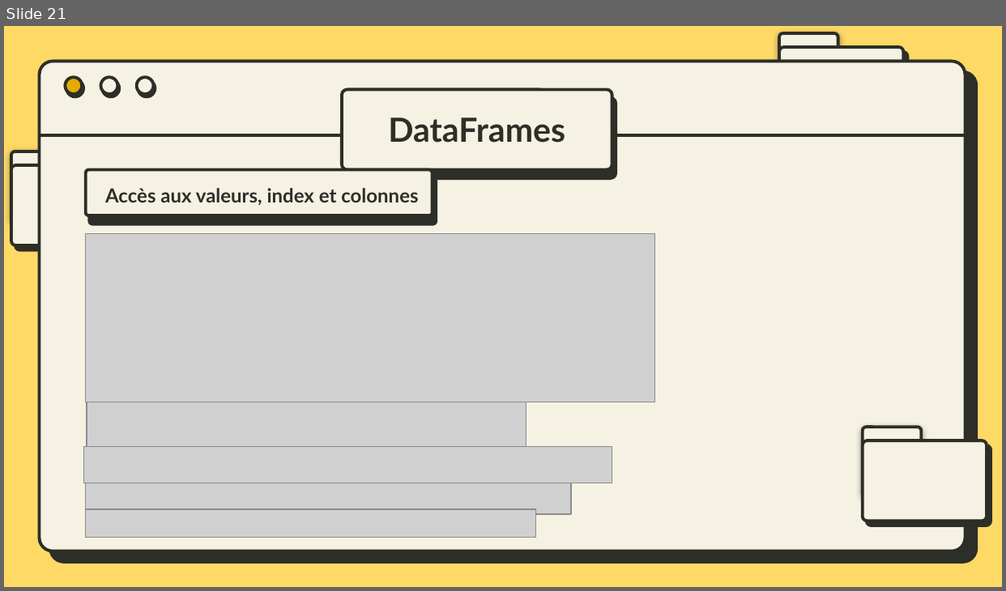
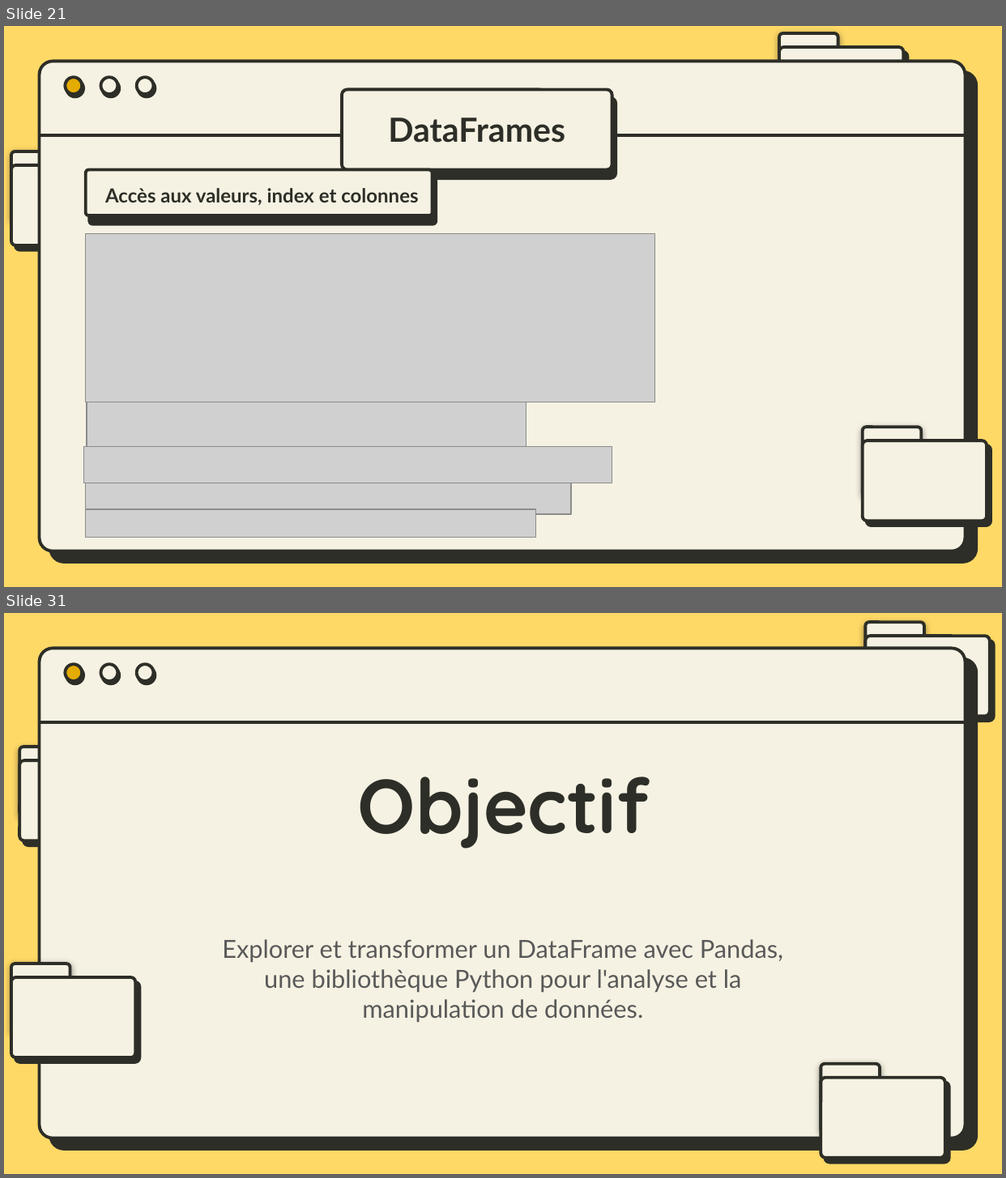
Before and after one commit to bydevmar/Master_MASD_FPO, a slide deck: SEMESTER 1/Modélisation avec Python/M- Pandas/Presentation/Pandas.pptx. Shown one above the other, each under a label of ours: slide 21 before the commit, slides 21 and 31 after it; the slides between them are not shown. The pictures are 1006x591 and 1006x1178 pixels, drawn with LibreOffice and Linux fonts; fonts in the diff are those of the drawing; grey boxes stand for pictures. Boxes give left, top, right and bottom in pixels: in the first picture for what was removed or moved away, otherwise in the second. Text is boxed around its words. In the diff, an @@ line names an element or a change of style, - is before the commit and + after.

Commit message:
progressing in PANDAS presentation

```diff
--- a/SEMESTER 1/Modélisation avec Python/M- Pandas/Presentation/Pandas.pptx
+++ b/SEMESTER 1/Modélisation avec Python/M- Pandas/Presentation/Pandas.pptx
@@ slide 31 added at bbox=[4, 613, 1002, 1174], background #FFD966; not listed: 5 template elements that a slide beside it also shows @@
@@ rounded rectangle added at bbox=[865, 622, 924, 691], fill #F6F2E3, outline #2D2E27 2.25 pt @@
@@ rounded rectangle added at bbox=[865, 636, 989, 716], fill #F6F2E3, outline #2D2E27 2.25 pt @@
@@ rounded rectangle added at bbox=[20, 747, 79, 815], fill #F6F2E3, outline #2D2E27 2.25 pt @@
@@ rounded rectangle added at bbox=[20, 760, 143, 841], fill #F6F2E3, outline #2D2E27 2.25 pt @@
@@ title added at bbox=[358, 777, 649, 849], 55 pt, text #2D2E27, bold @@
+Objectif
@@ subtitle added at bbox=[222, 939, 783, 1023], 18 pt, text #595959 @@
+Explorer et transformer un DataFrame avec Pandas, une bibliothèque Python pour l'analyse et la manipulation de données.
@@ rounded rectangle added at bbox=[11, 965, 70, 1033], fill #F6F2E3, outline #2D2E27 2.25 pt @@
@@ rounded rectangle added at bbox=[11, 977, 134, 1057], fill #F6F2E3, outline #2D2E27 2.25 pt @@
@@ rounded rectangle added at bbox=[820, 1064, 879, 1133], fill #F6F2E3, outline #2D2E27 2.25 pt @@
@@ rounded rectangle added at bbox=[820, 1078, 944, 1158], fill #F6F2E3, outline #2D2E27 2.25 pt @@
```
Also in this commit, not shown: 11 other slides added, 6 other files.
